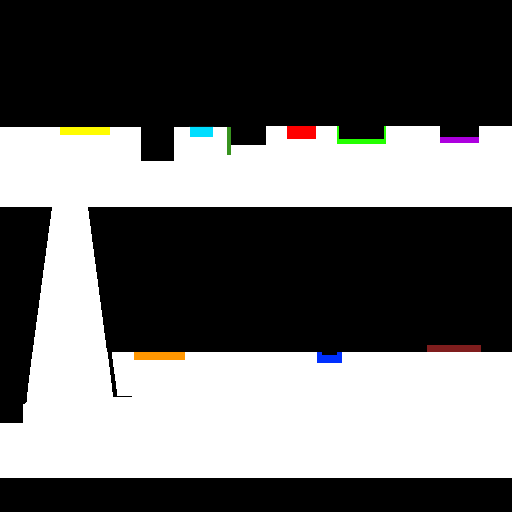
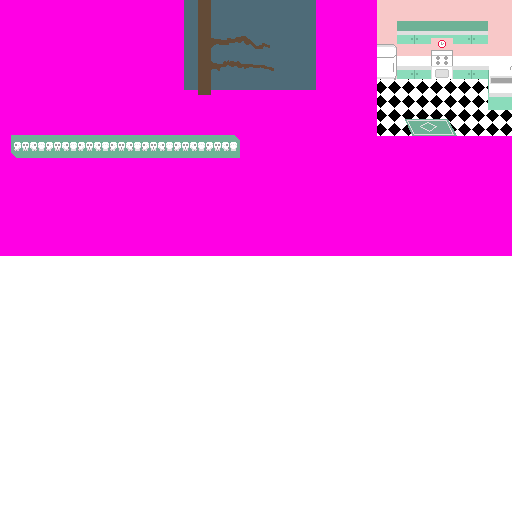
Revision of a layered 512×512 image; what changed, layer by layer:
hid "livingroomcollisionmap", painted on it over [0, 0, 512, 512]
added group "Group 1" with 2 layers in group "bg" over [0, 0, 512, 256]
added layer "Layer 3" in group "Group 1" over [377, 0, 512, 136]
added layer "affine bg" in group "Group 1" over [0, 0, 512, 256]
hid "white" over [0, 0, 512, 512]
